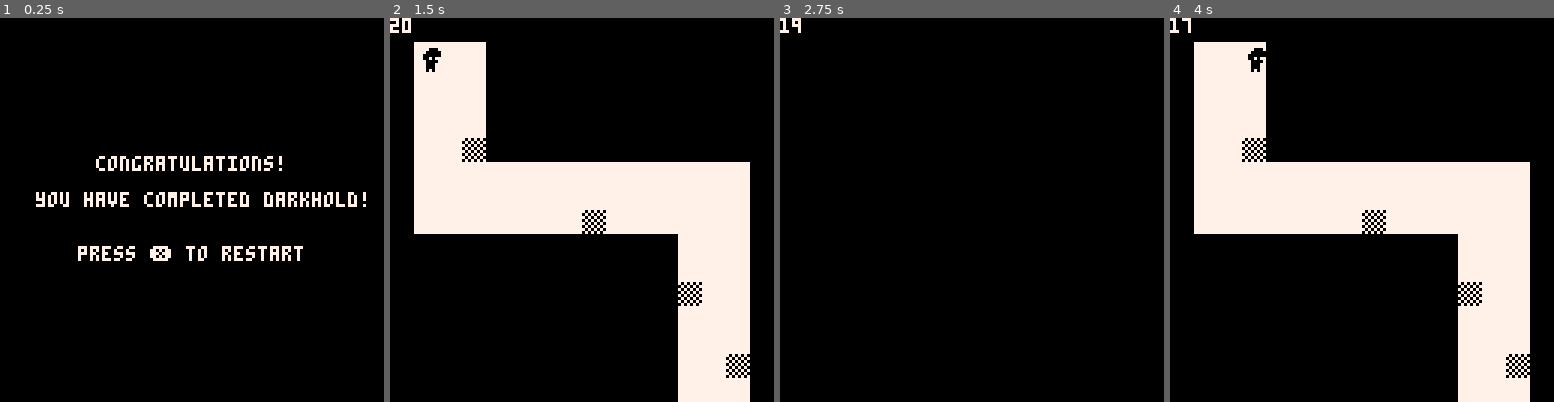
Above: before the commit, frames 1-4 (left to right).
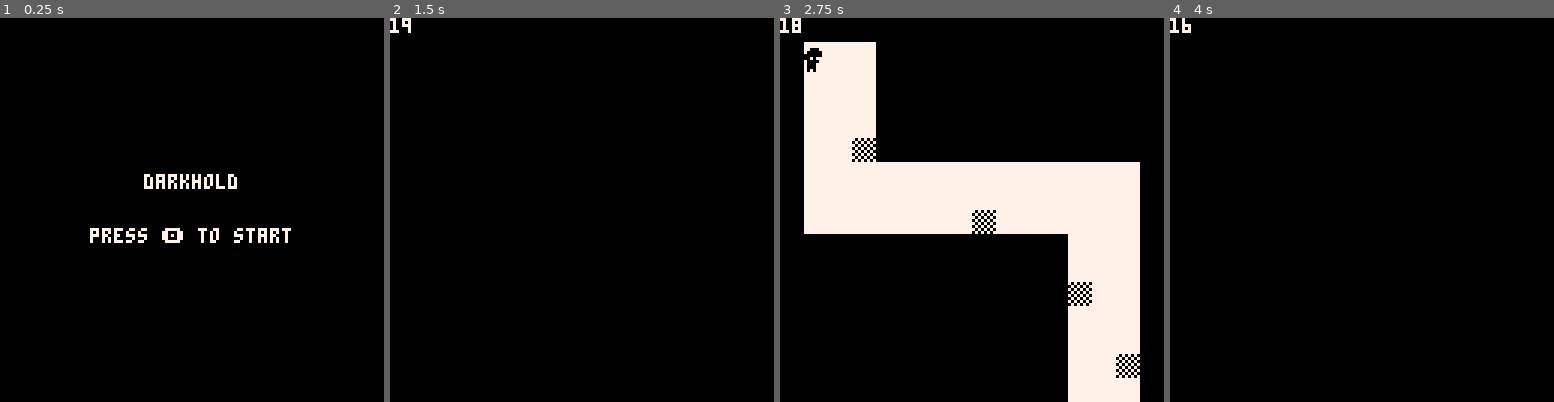
Above: after the commit, the same moments.

Repository: marco-vidali/darkhold
Game: PICO-8 cartridge darkhold.p8
The game is run twice, just before and just after one commit, with the same random seed, the same clock (stepped at 60 frames per second) and the same inputs.
Inputs:
- Up to frame 1 (0.25 s): no input
- Up to frame 2 (1.5 s): tap O (Z key) at 0.33, 0.7, 1.43 s; tap X (X key) at 1.07 s
- Up to frame 3 (2.75 s): hold Left 1.97-2.37 s; tap X (X key) at 2.07, 2.4, 2.73 s; tap O (Z key) at 2.22 s; hold Down from 2.42 s (still down)
- Up to frame 4 (4 s): release Down at 2.82 s; hold Right 2.87-3.53 s; tap X (X key) at 3.07, 3.4, 3.73 s; tap O (Z key) at 3.1, 3.98 s; hold Up from 3.58 s (still down)

The runs differ from the first frame. In frame 1, 4.7% of the frame differs, in the area x 9-96%, y 35-64%; in frame 2, 30%, in the area x 0-94%, y 0-100%; in frame 3, 30%; in frame 4, 30%.

Commit message:
Center vertically each text

Diff:
--- a/scripts/game.lua
+++ b/scripts/game.lua
@@ -8,7 +8,7 @@
 palt(11, true)
 
 function _init()
-    show_game_complete()
+    show_menu()
 end
 
 function _update()
--- a/scripts/scenes/level_complete.lua
+++ b/scripts/scenes/level_complete.lua
@@ -13,6 +13,10 @@
 
 function draw_level_complete()
     cls()
-    print("level complete", 36, 50, 7)
-    print("press 🅾️ to continue", 24, 70, 7)
+
+    print("level complete", 36, 52, 7)
+
+    if time() % 1 < 0.5 then
+        print("press 🅾️ to continue", 24, 70, 7)
+    end
 end
--- a/scripts/scenes/menu.lua
+++ b/scripts/scenes/menu.lua
@@ -29,7 +29,7 @@
 function draw_menu()
     cls()
 
-    print("darkhold", 48, 50, 7)
+    print("darkhold", 48, 52, 7)
 
     if time() % 1 < 0.5 then
         print("press 🅾️ to start", 30, 70, 7)
--- a/scripts/scenes/you_died.lua
+++ b/scripts/scenes/you_died.lua
@@ -13,6 +13,10 @@
 
 function draw_you_died()
     cls()
-    print("you died", 48, 50, 7)
-    print("press 🅾️ to restart", 28, 70, 7)
+
+    print("you died", 48, 52, 7)
+
+    if time() % 1 < 0.5 then
+        print("press 🅾️ to restart", 28, 70, 7)
+    end
 end
